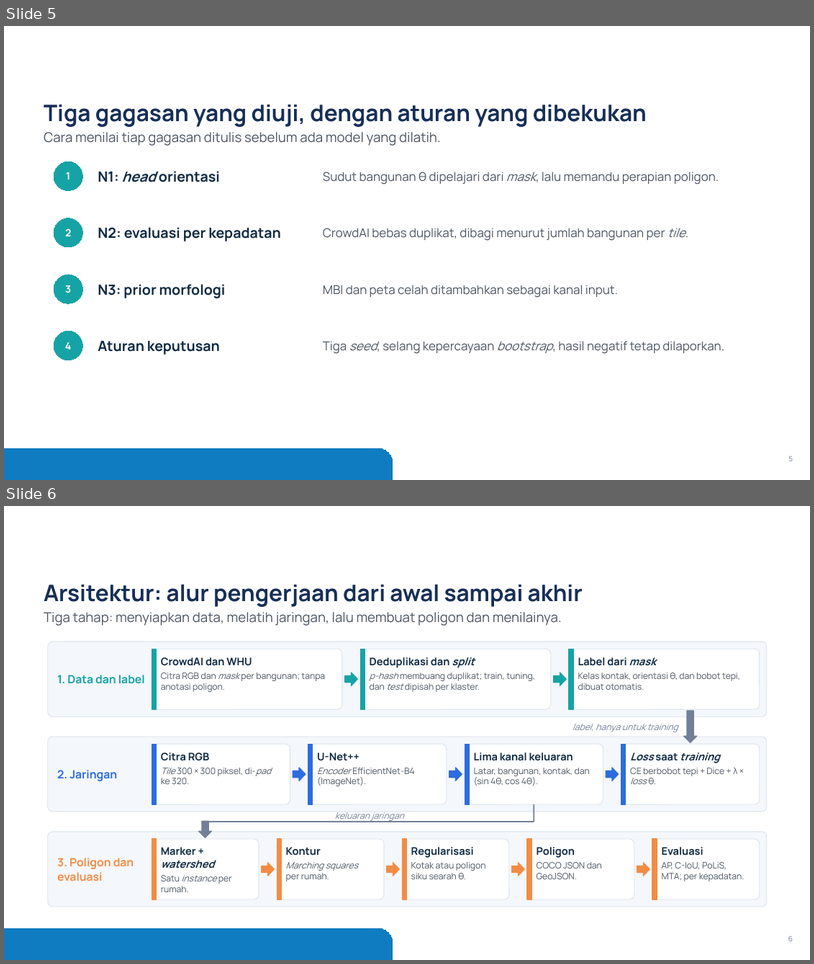
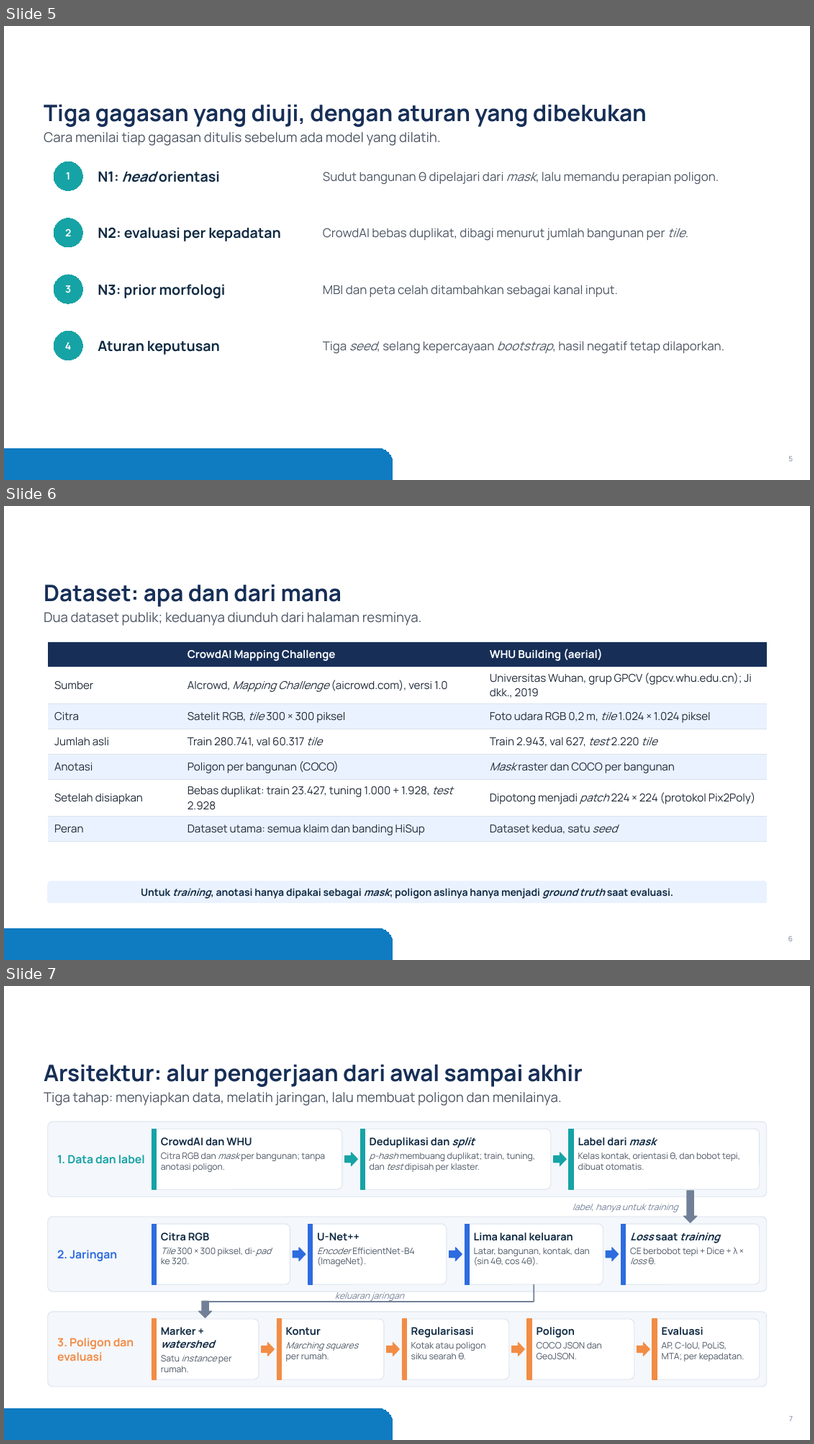
Before and after one commit to mahathirmuh/building-footprint-extraction, a slide deck: slides/densepoly.pptx. Shown one above the other, each under a label of ours: slides 5 and 6 before the commit, slides 5, 6 and 7 after it. The pictures are 814x964 and 814x1444 pixels, drawn with LibreOffice and Linux fonts; fonts in the diff are those of the drawing; background and template pictures are left out. Boxes give left, top, right and bottom in pixels: in the first picture for what was removed or moved away, otherwise in the second. Text is boxed around its words. In the diff, an @@ line names an element or a change of style, - is before the commit and + after.

Commit message:
Add a slide on the datasets: what they are and where they come from

```diff
--- a/slides/densepoly.pptx
+++ b/slides/densepoly.pptx
@@ slide 6 added at (x1=4, y1=506, x2=810, y2=960), background #FFFFFF; not listed: 1 template element that a slide beside it also shows @@
@@ title added at (x1=44, y1=584, x2=342, y2=607), 27 pt, text #172F57, bold @@
+Dataset: apa dan dari mana
@@ text added at (x1=44, y1=612, x2=422, y2=626), 16 pt, text #4B5563 @@
+Dua dataset publik; keduanya diunduh dari halaman resminya.
@@ table added at (x1=47, y1=641, x2=767, y2=838), 7 rows, 3 columns @@
+ | CrowdAI Mapping Challenge | WHU Building (aerial)
+Sumber | AIcrowd, Mapping Challenge (aicrowd.com), versi 1.0 | Universitas Wuhan, grup GPCV (gpcv.whu.edu.cn); Ji dkk., 2019
+Citra | Satelit RGB, tile 300 × 300 piksel | Foto udara RGB 0,2 m, tile 1.024 × 1.024 piksel
+Jumlah asli | Train 280.741, val 60.317 tile | Train 2.943, val 627, test 2.220 tile
+Anotasi | Poligon per bangunan (COCO) | Mask raster dan COCO per bangunan
+Setelah disiapkan | Bebas duplikat: train 23.427, tuning 1.000 + 1.928, test 2.928 | Dipotong menjadi patch 224 × 224 (protokol Pix2Poly)
+Peran | Dataset utama: semua klaim dan banding HiSup | Dataset kedua, satu seed
@@ rounded rectangle added at (x1=47, y1=881, x2=767, y2=903), fill #EAF2FF, outline #EAF2FF 0.75 pt, 12 pt, text #102A43, bold @@
+Untuk training, anotasi hanya dipakai sebagai mask; poligon aslinya hanya menjadi ground truth saat evaluasi.
@@ page number added at (x1=789, y1=936, x2=793, y2=941), 8.5 pt, text #718096 @@
+6
@@ what was slide 6 is now slide 7 @@
@@ page number at (x1=790, y1=1416, x2=793, y2=1421): text changed @@
-6
+7
```
Also in this commit, not shown: 4 other files.
